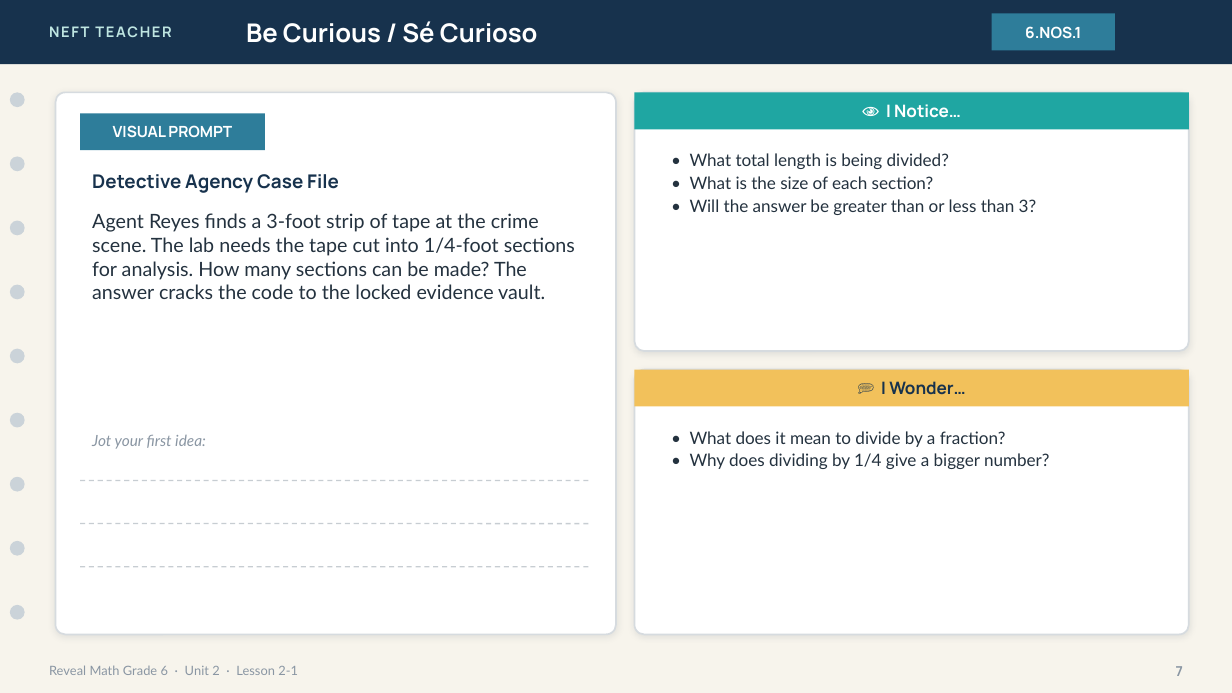
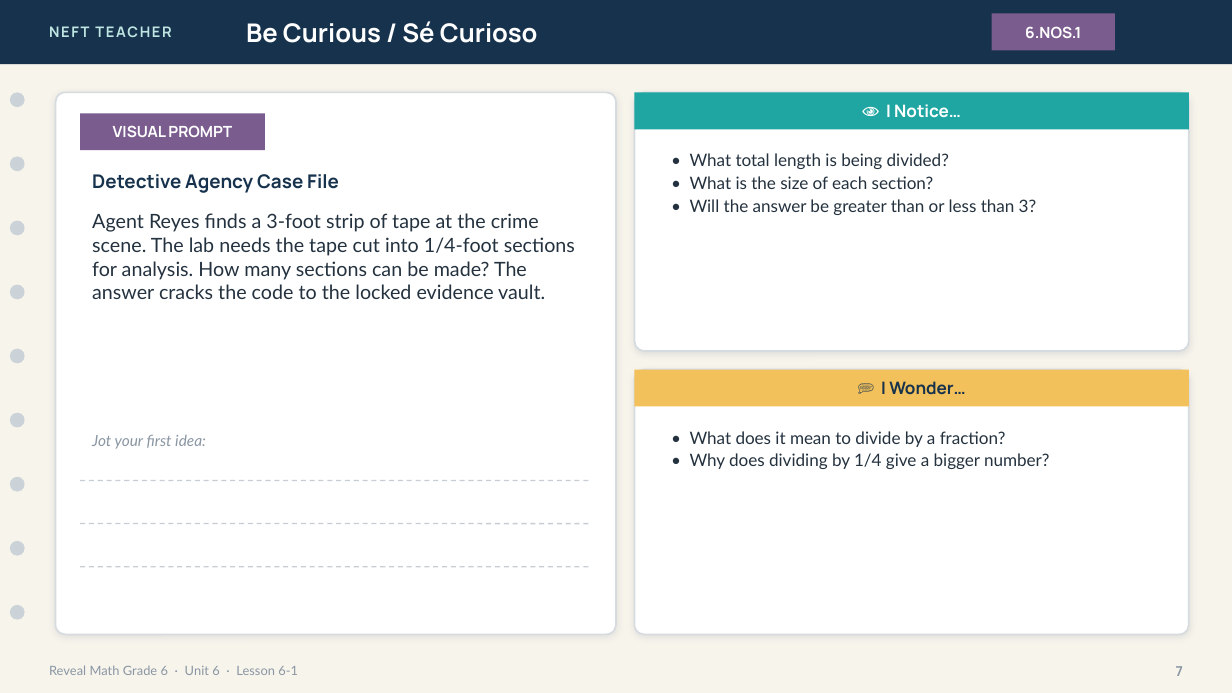
Before and after one commit to Baltimoreteacher1/neft-classroom-html-activities, a slide deck: slide 7 of lessons/6-1/slides.pptx. Drawn at 1232x693 pixels with LibreOffice and Linux fonts; fonts in the diff are those of the drawing. Boxes give left, top, right and bottom in pixels: in the first picture for what was removed or moved away, otherwise in the second. Text is boxed around its words. In the diff, an @@ line names an element or a change of style, - is before the commit and + after.

```diff
--- a/lessons/6-1/slides.pptx
+++ b/lessons/6-1/slides.pptx
@@ rectangle "6.NOS.1" at bbox=[992, 14, 1115, 51]: fill #2E7D9A to #7A5C8E @@
@@ rectangle "VISUAL PROMPT" at bbox=[80, 113, 265, 150]: fill #2E7D9A to #7A5C8E @@
@@ text at bbox=[49, 665, 298, 675]: text changed @@
-Reveal Math Grade 6 · Unit 2 · Lesson 2-1
+Reveal Math Grade 6 · Unit 6 · Lesson 6-1
```
Also in this commit, not shown: 16 other slides changed, 35 other files.
